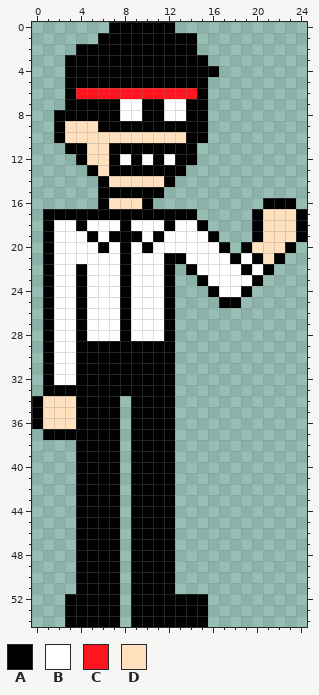
Edited in one commit: pixel-art sprite (Assets/Characters/Homura/Walk/homura_walk_1.png). The picture above is the old version.
The file is 25x55 pixels.
Palette (. is transparent): A #000000  B #ffffff  C #ff151f  D #ffe1bd
The same view after the edit:
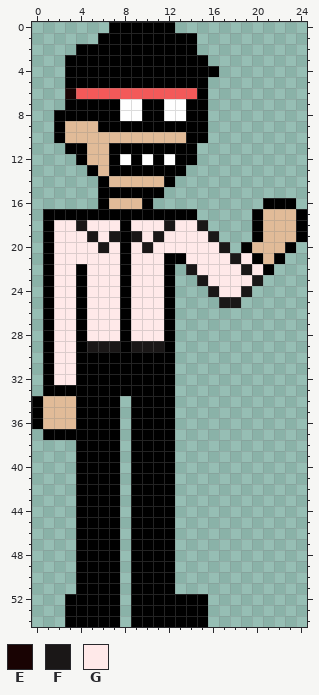
Colours new in this view: E #190303  F #1a1717  G #ffe9e9
Change:
@@ palette @@
-C #ff151f
+C #f35959
-D #ffe1bd
+D #e1bb98
@@ x 1..5 @@
  5 ..AAA
- 6 ..ACC
+ 6 ..ECC
  7 ..AAA
@@ x 0..24 @@
 17 .AAAAAAAAAAAAAA.....ADDDA
-18 .ABBABBBABBBABBA....ADDDA
-19 .ABBBABAAABABBBBA...ADDDA
-20 .ABBBBABABABBBBBBA.ADDDA.
-21 .ABBBBBBABBBAABBBBABADA..
-22 .ABBABBBABBBA.ABBBBABA...
-23 .ABBABBBABBBA..ABBBBA....
-24 .ABBABBBABBBA...ABBA.....
-25 .ABBABBBABBBA....AA......
-26 .ABBABBBABBBA............
-27 .ABBABBBABBBA............
-28 .ABBABBBABBBA............
-29 .ABBAAAAAAAAA............
-30 .ABBAAAAAAAAA............
-31 .ABBAAAAAAAAA............
-32 .ABBAAAAAAAAA............
+18 .AGGFGGGAGGGFGGF....ADDDA
+19 .AGGGFGFAFGFGGGGF...ADDDA
+20 .AGGGGFGAGFGGGGGGF.ADDDA.
+21 .AGGGGGGAGGGAAGGGGFGADA..
+22 .AGGAGGGAGGGA.FGGGGFGA...
+23 .AGGAGGGAGGGA..FGGGGF....
+24 .AGGAGGGAGGGA...FGGF.....
+25 .AGGAGGGAGGGA....FF......
+26 .AGGAGGGAGGGA............
+27 .AGGAGGGAGGGA............
+28 .AGGAGGGAGGGA............
+29 .AGGAFFFAFFFA............
+30 .AGGAAAAAAAAA............
+31 .AGGAAAAAAAAA............
+32 .AGGAAAAAAAAA............
 33 .AAAAAAAAAAAA............
Where, in picture pixels (left, top, right, bottom), the same in both pictures:
changed: (43, 88, 296, 429)
